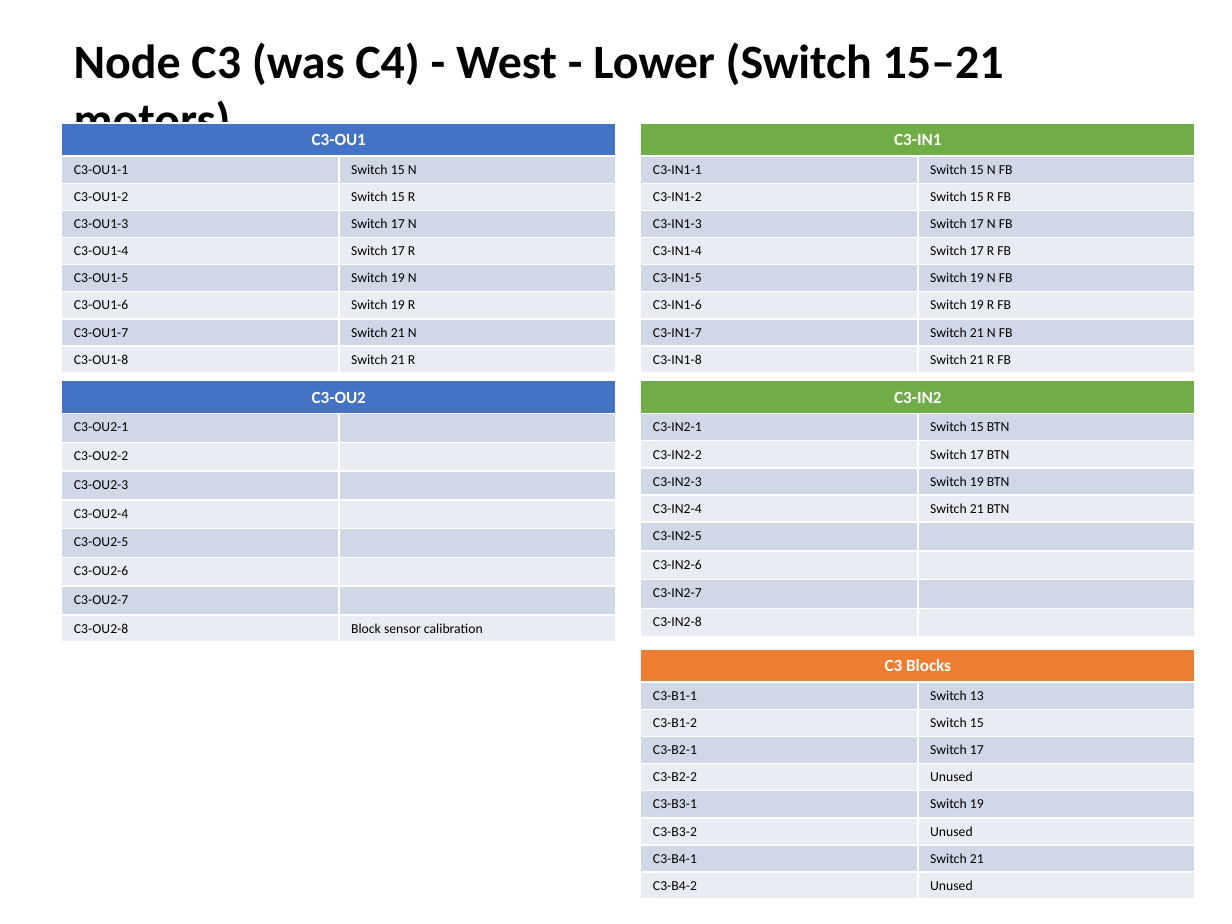
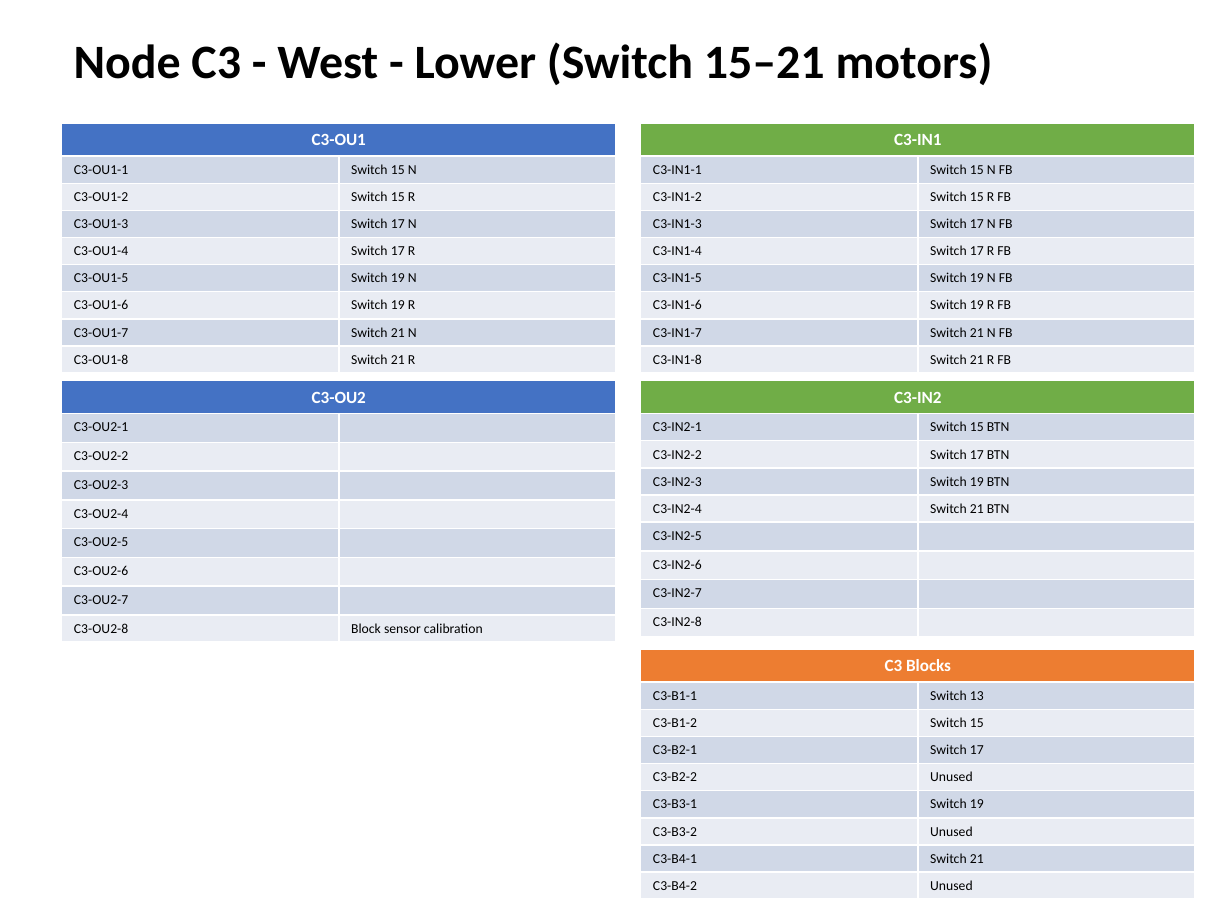
Before and after one commit to lnevo/hart, a slide deck: slide 5 of docs/wiring/Wiring_Schematic.pptx. Drawn at 1232x924 pixels with LibreOffice and Linux fonts; fonts in the diff are those of the drawing. Boxes give left, top, right and bottom in pixels: in the first picture for what was removed or moved away, otherwise in the second. Text is boxed around its words. In the diff, an @@ line names an element or a change of style, - is before the commit and + after.

```diff
--- a/docs/wiring/Wiring_Schematic.pptx
+++ b/docs/wiring/Wiring_Schematic.pptx
@@ text at box(74, 42, 993, 85): text changed @@
-Node C3 (was C4) - West - Lower (Switch 15–21 motors)
+Node C3 - West - Lower (Switch 15–21 motors)
```
Also in this commit, not shown: 12 other slides changed, 6 other files.
